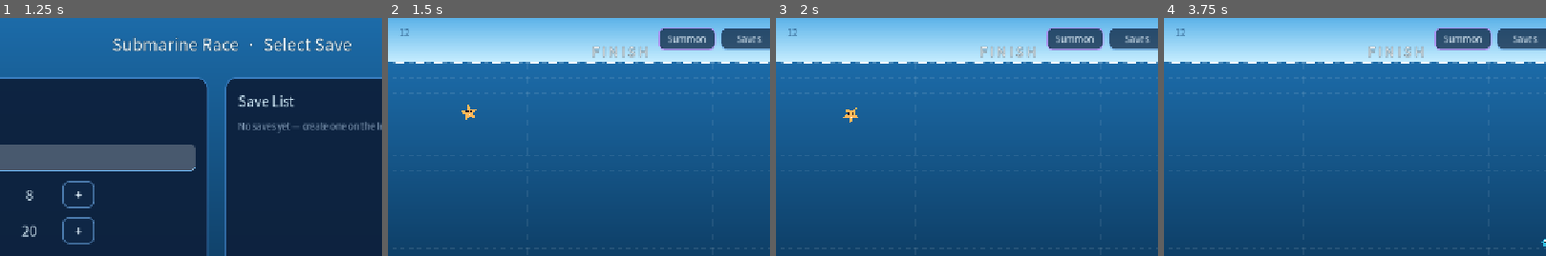
Above: before the commit, frames 1-4 (left to right).
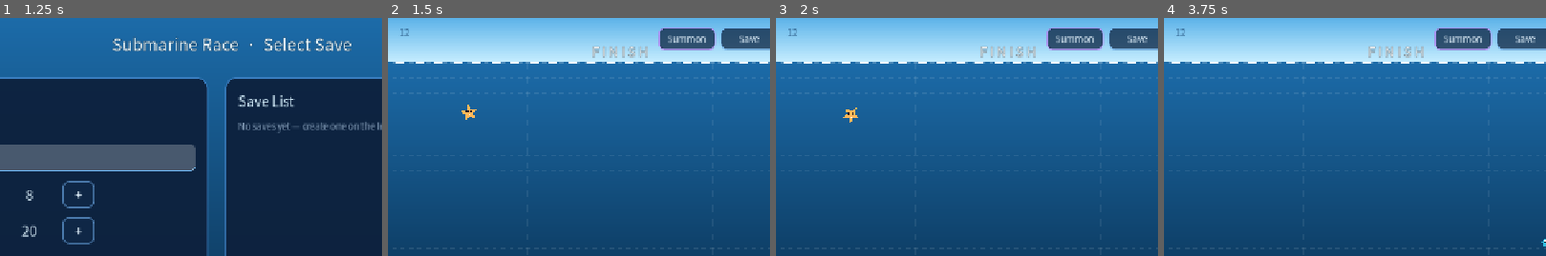
Above: after the commit, the same moments.

Repository: martin0724/godot_class_little_game
Game: Godot game, scene res://scenes/save_select.tscn
The game is run twice, just before and just after one commit, with the same random seed, the same clock (stepped at 60 frames per second) and the same inputs.
Inputs (mouse positions are % of the whole screen's width and height, from its top left):
- Up to frame 1 (1.25 s): click (25, 29) at 0.52 s; type "12" at 0.6 s
- Up to frame 2 (1.5 s): click "Create & Start" at 1.25 s
- Up to frame 3 (2 s): no input
- Up to frame 4 (3.75 s): click "Saves" (after the commit: "Save") at 2 s; click (25, 29) at 2.77 s; type "12" at 2.85 s; click "Create & Start" at 3.5 s
The pictures show only the part of the screen within x 20-70%, y 0-50%; the shares and areas given below are measured in that part.

Frame 1 is identical in both runs. In frame 2, 0.1% of the frame differs, in the area x 91-98%, y 7-11%; in frame 3, 0.1%; in frame 4, 0.1%.

Commit message:
重置当前存档时保留玩家名称
reset_active_slot() 之前会用空列表重建玩家数组，导致玩家名称一并被清空。现改为沿用现有玩家列表，只把分数、胜场与对局数清零（最近胜者置空），玩家名称与存档本身（名称 / 玩家数量 / 终点分数）均保留。同步修正重置确认框文案为“将清空分数与胜场，玩家名称会保留”，并更新 readme 说明。

Diff:
--- a/scripts/data_store.gd
+++ b/scripts/data_store.gd
@@ -313,12 +313,17 @@
 	return int(slot.get("max_score", 20))
 
 
-## 清空当前存档的进度（名称、分数、胜场），保留存档本身的设置。
+## 清空当前存档的进度（分数 / 胜场 / 对局数），**保留玩家名称**与存档本身的设置。
 func reset_active_slot() -> void:
 	var slot := get_active_slot()
 	if slot.is_empty():
 		return
-	slot["players"] = _sanitize_players([], int(slot["player_count"]))
+	# 先沿用现有玩家列表（保留名称），再把分数与胜场清零
+	var players := _sanitize_players(slot["players"], int(slot["player_count"]))
+	for player in players:
+		player["score"] = 0
+		player["wins"] = 0
+	slot["players"] = players
 	slot["matches_played"] = 0
 	slot["last_winner"] = -1
 	_touch(slot)
--- a/scripts/i18n.gd
+++ b/scripts/i18n.gd
@@ -141,12 +141,12 @@
 		"en": "Reset Current Save",
 	},
 	"RESET_SLOT_BODY": {
-		"zh": "将清空当前存档的玩家名称、分数与胜场。\n此操作不可撤销。",
-		"en": "Clears player names, scores and wins of the current save.\nThis cannot be undone.",
+		"zh": "将清空当前存档的分数与胜场，玩家名称会保留。\n此操作不可撤销。",
+		"en": "Clears scores and wins of the current save. Player names are kept.\nThis cannot be undone.",
 	},
 	"BTN_BACK_TO_SAVES": {
 		"zh": "存档",
-		"en": "Saves",
+		"en": "Save",
 	},
 	"BTN_SUMMON": {
 		"zh": "召唤",
Not shown, changed: readme.md
